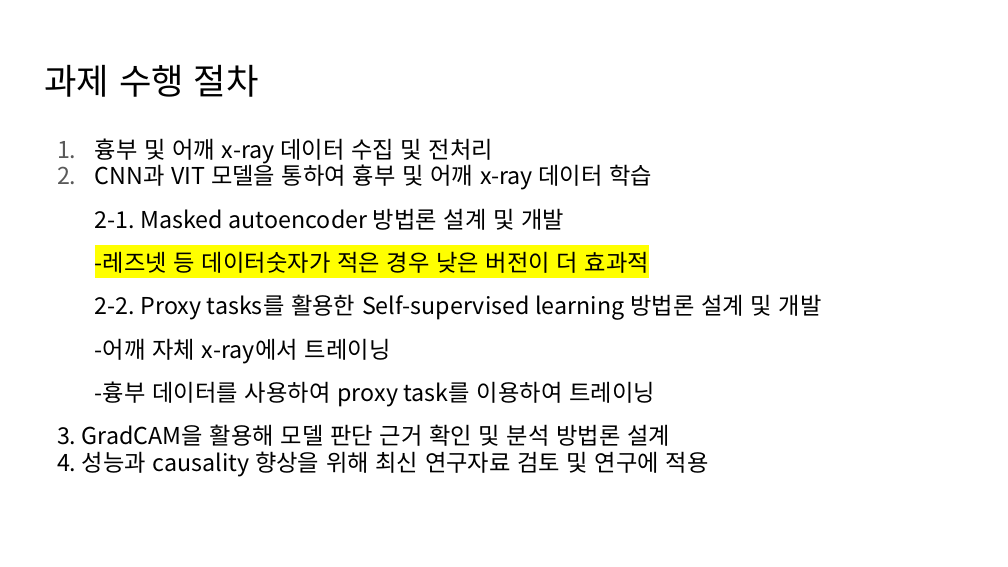
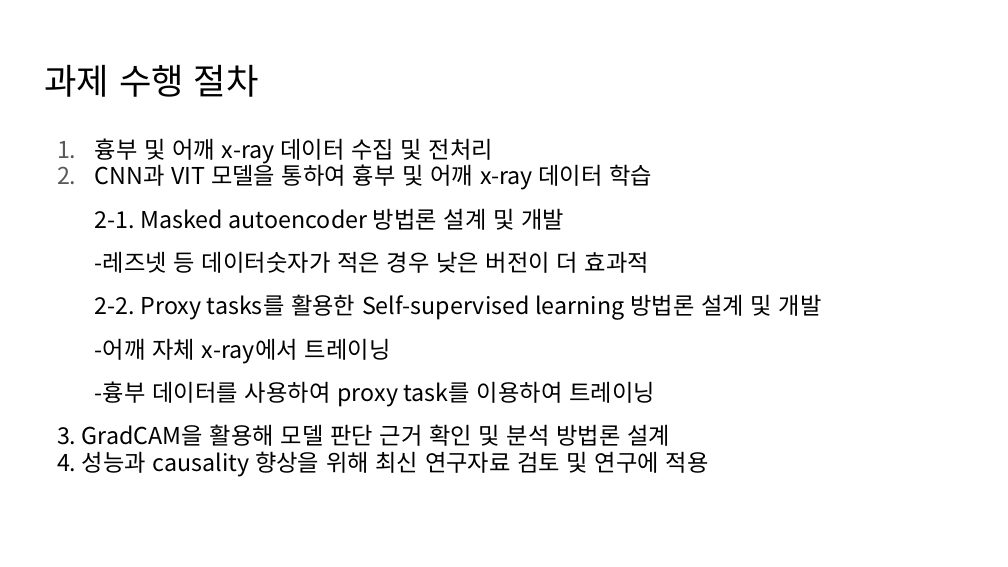
Before and after one commit to janett105/XAI_OP, a slide deck: slide 4 of presentation/미팅/meeting_1.pptx. Drawn at 1008x567 pixels with LibreOffice and Linux fonts; fonts in the diff are those of the drawing. Boxes give left, top, right and bottom in pixels: in the first picture for what was removed or moved away, otherwise in the second. Text is boxed around its words. In the diff, an @@ line names an element or a change of style, - is before the commit and + after.

```diff
--- a/presentation/미팅/meeting_1.pptx
+++ b/presentation/미팅/meeting_1.pptx
@@ text at [95,251,649,273]: highlight #FFFF00 to none in "-레즈넷 등 데이터숫자가 적은 경우 낮은 버전이 ..." @@
```
Also in this commit, not shown: 1 other slide changed, 16 other files.
